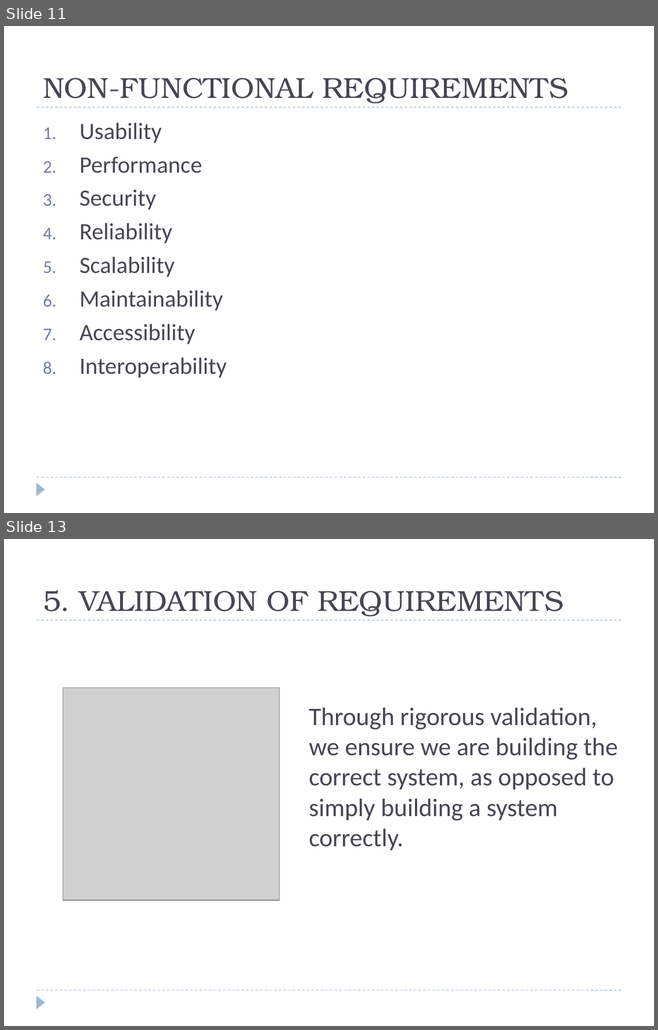
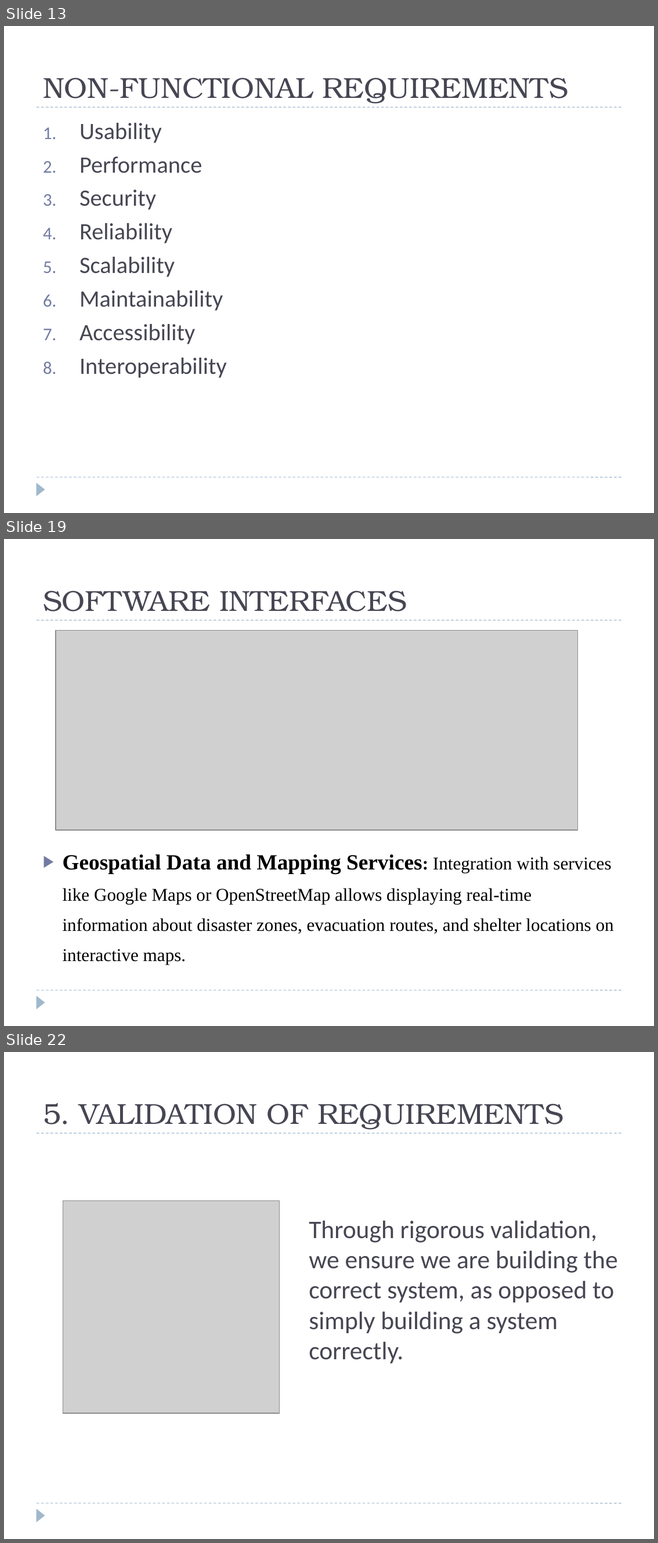
Before and after one commit to JIM440/CEF440-group-22, a slide deck: Task 3/GROUP_22.pptx. Shown one above the other, each under a label of ours: slides 11 and 13 before the commit, slides 13, 19 and 22 after it; the slides between them are not shown. The pictures are 658x1030 and 658x1543 pixels, drawn with LibreOffice and Linux fonts; fonts in the diff are those of the drawing; grey boxes stand for pictures. Boxes give left, top, right and bottom in pixels: in the first picture for what was removed or moved away, otherwise in the second. Text is boxed around its words. In the diff, an @@ line names an element or a change of style, - is before the commit and + after.

```diff
--- a/Task 3/GROUP_22.pptx
+++ b/Task 3/GROUP_22.pptx
@@ slide 19 added at bbox=[4, 539, 654, 1026], background #FFFFFF; not listed: 3 template elements that a slide beside it also shows @@
@@ title added at bbox=[43, 591, 407, 611], 32 pt, text #464653 @@
+SOFTWARE INTERFACES
@@ picture added at bbox=[55, 631, 577, 830] @@
@@ text added at bbox=[63, 855, 614, 965], 20 pt, text #000000 @@
+▶ Geospatial Data and Mapping Services: Integration with services like Google Maps or OpenStreetMap allows displaying real-time information about disaster zones, evacuation routes, and shelter locations on interactive maps.
@@ what was slide 11 is now slide 13 @@
@@ what was slide 13 is now slide 22 @@
```
Also in this commit, not shown: 5 slides changed, 8 other slides added.
